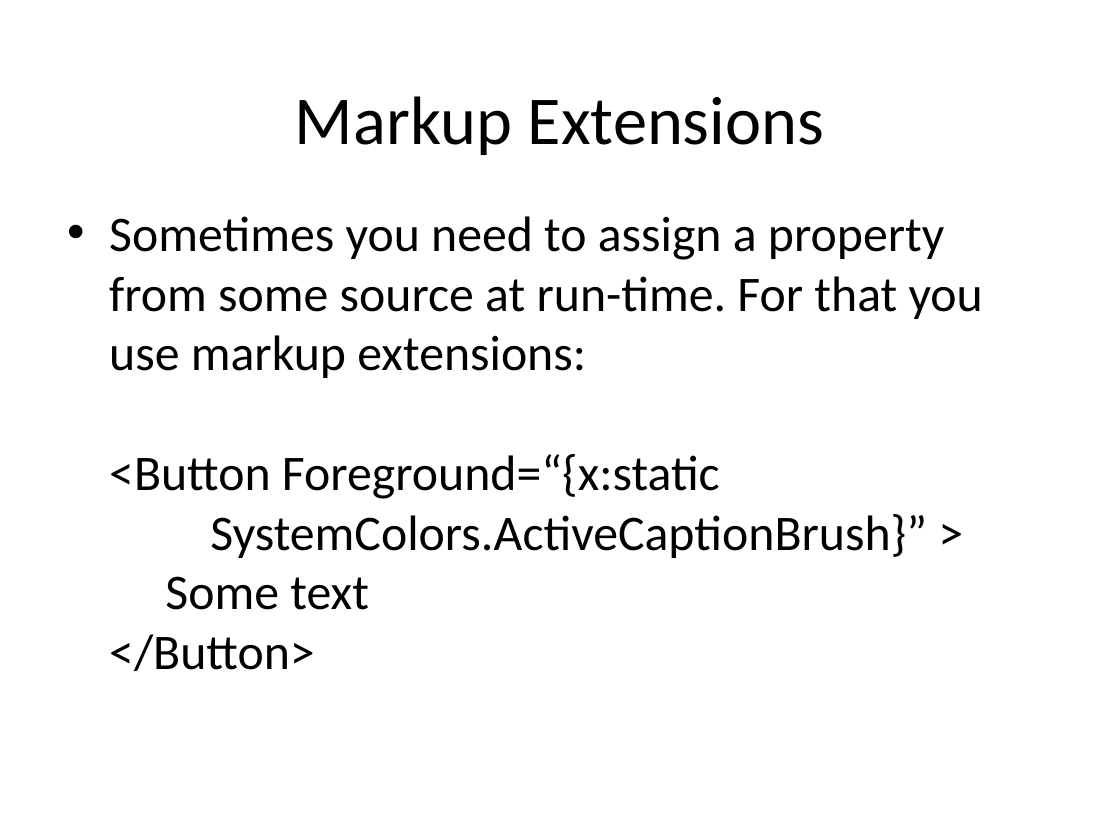
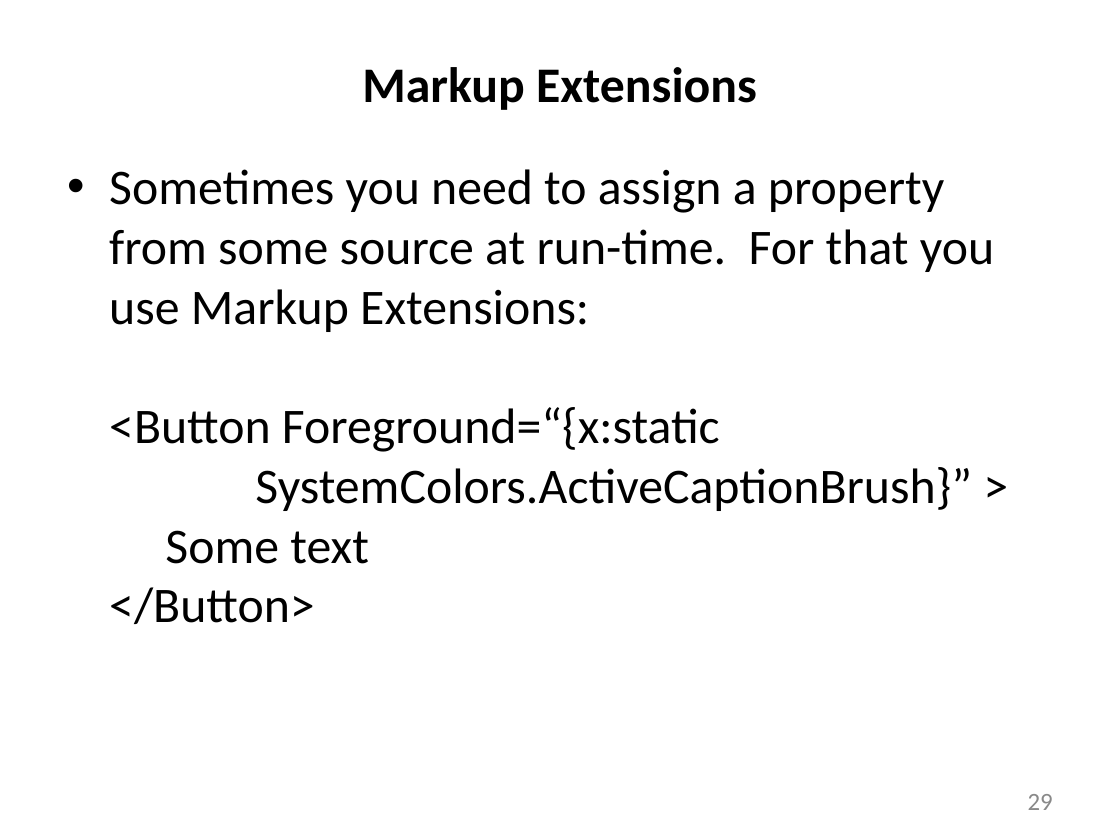
Before and after one commit to JimFawcett/JimFawcett.github.io, a slide deck: slide 29 of Resources/WindowsPresentationFoundation.pptx (slide 28 before the commit). Drawn at 1120x840 pixels with LibreOffice and Linux fonts; fonts in the diff are those of the drawing. Boxes give left, top, right and bottom in pixels: in the first picture for what was removed or moved away, otherwise in the second. Text is boxed around its words. In the diff, an @@ line names an element or a change of style, - is before the commit and + after.

```diff
--- a/Resources/WindowsPresentationFoundation.pptx
+++ b/Resources/WindowsPresentationFoundation.pptx
@@ title "Markup Extensions": place and size @@
-title "Markup Extensions" at [295,96,825,155]
+title "Markup Extensions" at [362,67,757,110]
@@ title "Markup Extensions" at [362,67,757,110]: size 44 to 32 pt, bold on @@
@@ text at [109,169,994,624]: text changed @@
-• Sometimes you need to assign a property from some source at run-time. For that you use markup extensions:
-  <Button Foreground=“{x:static
-  SystemColors.ActiveCaptionBrush}” >
-  Some text
-  </Button>
+• Sometimes you need to assign a property from some source at run-time. For that you use Markup Extensions:
+  <Button Foreground=“{x:static
+  SystemColors.ActiveCaptionBrush}” >
+  Some text
+  </Button>
@@ page number added at [1028,794,1053,810], 16 pt, text #898989 @@
+29
```
Also in this commit, not shown: 32 other slides changed, 6 slides added, 5 slides removed, 9 other files.
